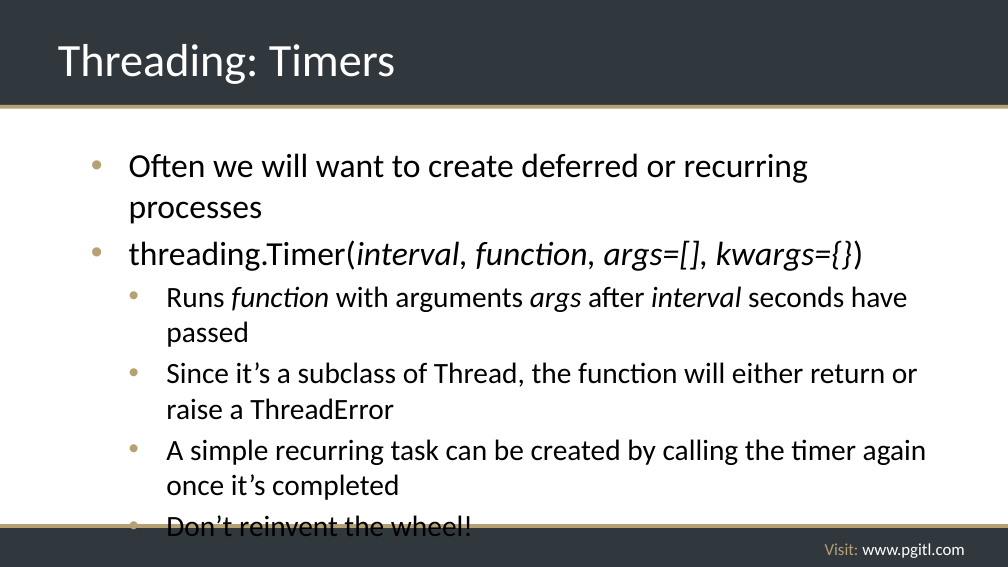
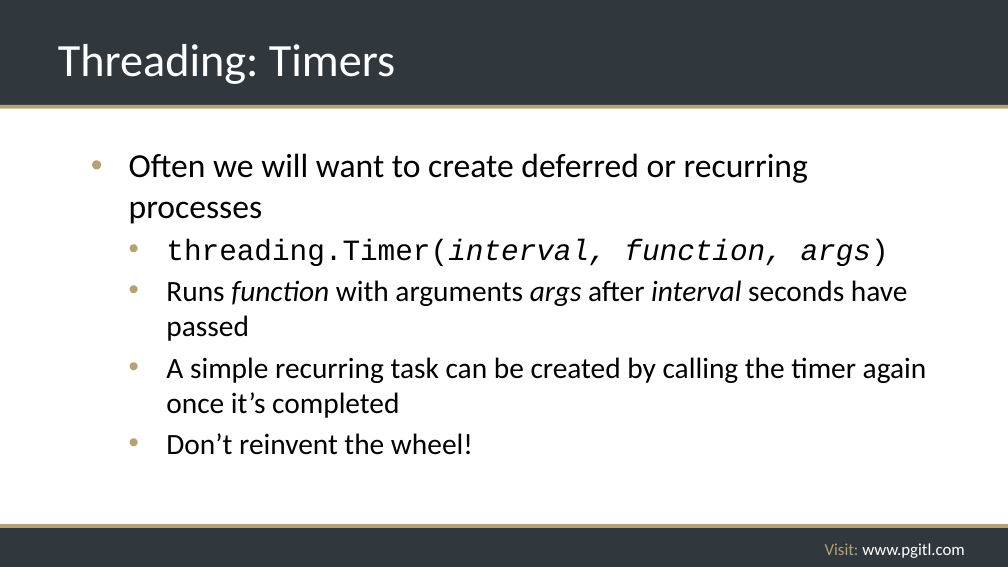
Before and after one commit to rikkouri/project-a, a slide deck: slide 168 of Programming Foundations.pptx (slide 166 before the commit). Drawn at 1008x567 pixels with LibreOffice and Linux fonts; fonts in the diff are those of the drawing; background and template pictures are left out. Boxes give left, top, right and bottom in pixels: in the first picture for what was removed or moved away, otherwise in the second. Text is boxed around its words. In the diff, an @@ line names an element or a change of style, - is before the commit and + after.

```diff
--- a/Programming Foundations.pptx
+++ b/Programming Foundations.pptx
@@ text at [166, 239, 889, 266]: text changed; size 32 to 28 pt; font Calibri to Courier New @@
-• threading.Timer(interval, function, args=[], kwargs={})
+  • threading.Timer(interval, function, args)
@@ text at [166, 362, 918, 420]: paragraph removed @@
-  • Since it’s a subclass of Thread, the function will either return or raise a ThreadError
```
Also in this commit, not shown: 14 other slides changed, 6 slides added, 4 slides removed, 3 other files.
